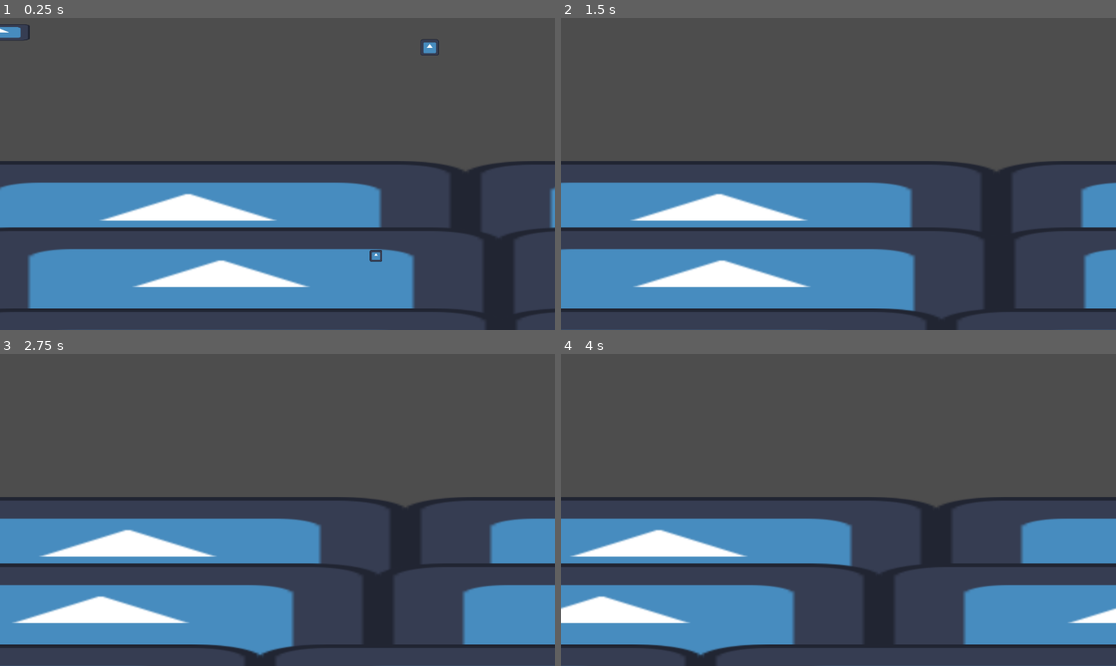
Above: before the commit, frames 1-4 (two rows, left to right).
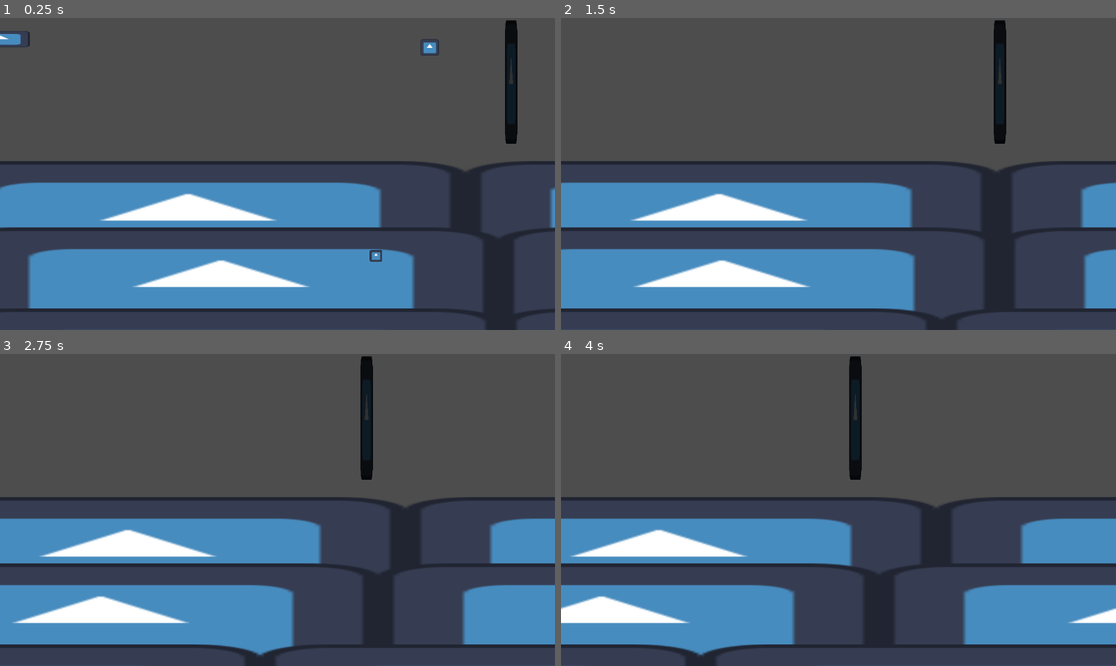
Above: after the commit, the same moments.

Repository: Ikkisoad/Godot-WIld-Jam-65
Game: Godot game, scene res://Scenes/main.tscn
Same seed, same stepped clock (60 frames per second), same inputs: the game is played once before the commit and once after it. The engine's default icon, where the game draws it, is replaced by a stand-in: a white triangle on a blue panel in a dark square.
Inputs:
- Up to frame 1 (0.25 s): no input
- Up to frame 2 (1.5 s): hold Up (up) 0.53-1.28 s; hold Right (right) from 0.53 s (still down); tap Up (up) at 1.35 s
- Up to frame 3 (2.75 s): tap Up (up) at 1.52, 1.82 s; release Right (right) at 2.03 s; hold Left (left) from 2.03 s (still down); hold Up (up) from 2.03 s (still down)
- Up to frame 4 (4 s): release Left (left) at 2.78 s; release Up (up) at 2.78 s; hold Right (right) from 2.78 s (still down); tap Up (up) at 2.85, 3.02, 3.32 s; hold Up (up) from 3.53 s (still down)

The runs differ from the first frame. In frame 1, 1.1% of the frame differs, in the area x 0-94%, y 0-41%; in frame 2, 0.9%; in frame 3, 0.9%; in frame 4, 0.9%.

Commit message:
Player Adjustments and Obstacle Prototype
Changed the way that the plane(player) can go down, allowing us to notice the difference between the button press(down) and only the gravity force pushing the player downards..

Also added a scene that contain an obstacle prototype, so we can test somethings

Diff:
--- a/Scenes/PlayerCharacterBody2D.gd
+++ b/Scenes/PlayerCharacterBody2D.gd
@@ -1,9 +1,12 @@
 extends CharacterBody2D
 
+const SPEED = 300.0
+const JUMP_VELOCITY = -280.0
+const MAX_Y_VELOCITY = 250
+const DOWN_VELOCITY = 100
 
-const SPEED = 300.0
-const JUMP_VELOCITY = -200.0
-const MAX_Y_VELOCITY = 250
+#Speed up the plane fall
+const GRAVITY_MULTIPLIER = 1.8
 
 # Get the gravity from the project settings to be synced with RigidBody nodes.
 var gravity = ProjectSettings.get_setting("physics/2d/default_gravity")
@@ -12,15 +15,14 @@
 func _physics_process(delta):
 	# Add the gravity.
 	if not is_on_floor():
-		velocity.y += gravity * delta
+		velocity.y += gravity * delta * GRAVITY_MULTIPLIER
 		if velocity.y > MAX_Y_VELOCITY:
 			velocity.y = MAX_Y_VELOCITY
 
 	if Input.is_action_pressed("up"):
 		velocity.y = JUMP_VELOCITY
 	if Input.is_action_pressed("down"):
-		velocity.y = -JUMP_VELOCITY
-
+		velocity.y += DOWN_VELOCITY
 	# Get the input direction and handle the movement/deceleration.
 	# As good practice, you should replace UI actions with custom gameplay actions.
 	var direction = Input.get_axis("left", "right")
@@ -31,6 +33,10 @@
 
 	move_and_slide()
 
+func Die():
+	queue_free()
+	#I think that is useful to put here the death/gameOver sequence. e.g animation pause, set_process(false) etc etc
+
 #func rotate():
 	#rotation =
 	#pass
--- a/Scenes/main.tscn
+++ b/Scenes/main.tscn
@@ -1,9 +1,10 @@
-[gd_scene load_steps=5 format=3 uid="uid://xc8t6u507cqd"]
+[gd_scene load_steps=6 format=3 uid="uid://xc8t6u507cqd"]
 
 [ext_resource type="PackedScene" uid="uid://cqtrdkxlpceen" path="res://Scenes/player.tscn" id="1_r6k3x"]
 [ext_resource type="PackedScene" uid="uid://divsfyh5qki2a" path="res://Scenes/package.tscn" id="2_5sxe3"]
 [ext_resource type="PackedScene" uid="uid://biu65rj6tid0f" path="res://Scenes/paralax_background_1.tscn" id="3_lo5e1"]
 [ext_resource type="PackedScene" uid="uid://rcxwkai6mlla" path="res://Scenes/released_pakcage.tscn" id="4_iqu02"]
+[ext_resource type="PackedScene" uid="uid://scblduqim57u" path="res://Scenes/obstacle_area.tscn" id="5_mf4rs"]
 
 [node name="Main" type="Node2D"]
 
@@ -16,3 +17,6 @@
 
 [node name="ReleasedPakcage" parent="." instance=ExtResource("4_iqu02")]
 position = Vector2(938, 33)
+
+[node name="ObjectArea" parent="." instance=ExtResource("5_mf4rs")]
+position = Vector2(1089, 133)
--- /dev/null
+++ b/Scenes/obstacle_area.gd
@@ -0,0 +1,17 @@
+extends Area2D
+
+var scrollingSpeed : float = 120.0
+const PLAYER_GROUP = "player"
+
+func _process(delta: float) -> void:
+	ScrollTheObject(delta)
+
+func ScrollTheObject(deltaTime: float):
+	position.x -= scrollingSpeed * deltaTime
+
+func _on_body_entered(body: Node2D) -> void:
+	if body.is_in_group(PLAYER_GROUP):
+		body.Die()
+
+func _on_screen_exited() -> void:
+	queue_free()
--- /dev/null
+++ b/Scenes/obstacle_area.tscn
@@ -0,0 +1,23 @@
+[gd_scene load_steps=4 format=3 uid="uid://scblduqim57u"]
+
+[ext_resource type="Texture2D" uid="uid://dnqeu2nvirwex" path="res://icon.svg" id="1_aww67"]
+[ext_resource type="Script" path="res://Scenes/obstacle_area.gd" id="1_ya4tx"]
+
+[sub_resource type="RectangleShape2D" id="RectangleShape2D_3sfkv"]
+size = Vector2(25, 262)
+
+[node name="ObstacleArea" type="Area2D"]
+script = ExtResource("1_ya4tx")
+
+[node name="ObstacleSprite" type="Sprite2D" parent="."]
+modulate = Color(0.192157, 0.192157, 0.192157, 1)
+scale = Vector2(0.2, 2)
+texture = ExtResource("1_aww67")
+
+[node name="ObstacleShape" type="CollisionShape2D" parent="."]
+shape = SubResource("RectangleShape2D_3sfkv")
+
+[node name="VisibleOnScreenEnabler2D" type="VisibleOnScreenEnabler2D" parent="."]
+
+[connection signal="body_entered" from="." to="." method="_on_body_entered"]
+[connection signal="screen_exited" from="VisibleOnScreenEnabler2D" to="." method="_on_screen_exited"]
--- a/Scenes/package.tscn
+++ b/Scenes/package.tscn
@@ -27,5 +27,6 @@
 [node name="AnimatedSprite2D" type="AnimatedSprite2D" parent="Area2D"]
 scale = Vector2(0.203125, 0.1875)
 sprite_frames = SubResource("SpriteFrames_0aguj")
+frame_progress = 0.0170047
 
 [connection signal="body_entered" from="Area2D" to="Area2D" method="_on_body_entered"]
--- a/Scenes/player.tscn
+++ b/Scenes/player.tscn
@@ -2,9 +2,6 @@
 
 [ext_resource type="Script" path="res://Scenes/PlayerCharacterBody2D.gd" id="1_0uhlm"]
 [ext_resource type="Texture2D" uid="uid://dnqeu2nvirwex" path="res://icon.svg" id="1_bquey"]
-
-[sub_resource type="RectangleShape2D" id="RectangleShape2D_pupwq"]
-size = Vector2(86, 20)
 
 [sub_resource type="SpriteFrames" id="SpriteFrames_bgufg"]
 animations = [{
@@ -17,16 +14,19 @@
 "speed": 5.0
 }]
 
+[sub_resource type="RectangleShape2D" id="RectangleShape2D_pupwq"]
+size = Vector2(90, 26)
+
 [node name="Player" type="Node2D"]
 
-[node name="CharacterBody2D" type="CharacterBody2D" parent="."]
+[node name="CharacterBody2D" type="CharacterBody2D" parent="." groups=["player"]]
 script = ExtResource("1_0uhlm")
-
-[node name="CollisionShape2D" type="CollisionShape2D" parent="CharacterBody2D"]
-position = Vector2(0, -3.8147e-06)
-shape = SubResource("RectangleShape2D_pupwq")
 
 [node name="AnimatedSprite2D" type="AnimatedSprite2D" parent="CharacterBody2D"]
 position = Vector2(0, -3)
 scale = Vector2(0.96875, 0.265625)
 sprite_frames = SubResource("SpriteFrames_bgufg")
+
+[node name="CollisionShape2D" type="CollisionShape2D" parent="CharacterBody2D"]
+position = Vector2(2, -3)
+shape = SubResource("RectangleShape2D_pupwq")
